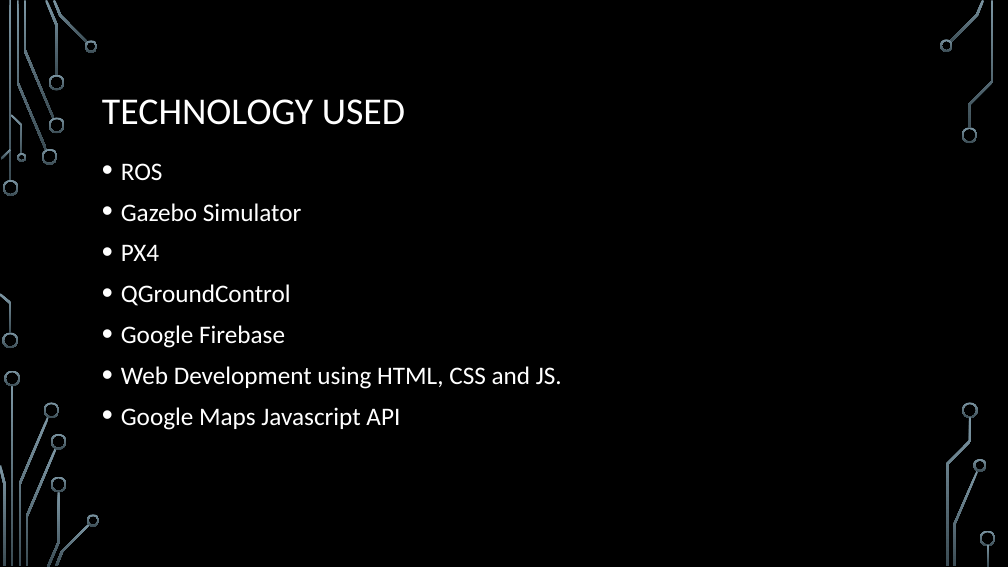
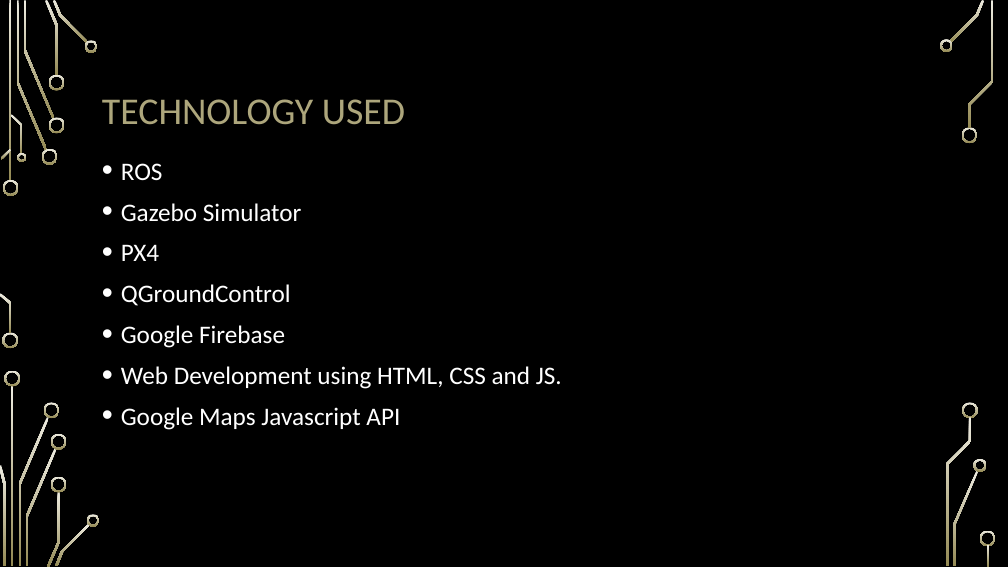
Before and after one commit to ShubhamGupta15/ITSP-Drone_Delivery, a slide deck: slide 6 of crusaderspres.pptx (slide 4 before the commit). Drawn at 1008x567 pixels with LibreOffice and Linux fonts; fonts in the diff are those of the drawing; background and template pictures are left out. Boxes give left, top, right and bottom in pixels: in the first picture for what was removed or moved away, otherwise in the second. Text is boxed around its words. In the diff, an @@ line names an element or a change of style, - is before the commit and + after.

```diff
--- a/crusaderspres.pptx
+++ b/crusaderspres.pptx
@@ fill gradient #7C96A3 to #3B4C54 to gradient #EEECE1 to #948A54 in 36 elements at bbox=[3, 180, 19, 196], bbox=[2, 333, 18, 349], bbox=[17, 1, 47, 150], bbox=[42, 149, 57, 165], bbox=[23, 1, 54, 119], bbox=[45, 0, 58, 76], bbox=[48, 117, 64, 133], bbox=[48, 75, 64, 91], bbox=[53, 0, 88, 44], bbox=[85, 40, 98, 52], bbox=[1, 149, 11, 160], bbox=[0, 293, 11, 333], bbox=[11, 114, 23, 154], bbox=[17, 153, 26, 162], bbox=[11, 386, 14, 566], bbox=[18, 417, 48, 566], bbox=[5, 371, 20, 386], bbox=[0, 465, 5, 566], bbox=[44, 402, 60, 418], bbox=[26, 448, 57, 566], bbox=[47, 492, 60, 567], bbox=[51, 434, 67, 450], bbox=[51, 476, 67, 492], bbox=[55, 523, 90, 566], bbox=[87, 514, 100, 526], bbox=[950, 0, 985, 42], bbox=[940, 39, 953, 52], bbox=[962, 127, 978, 143], bbox=[954, 471, 979, 566], bbox=[974, 459, 987, 472], bbox=[969, 1, 994, 129], bbox=[963, 402, 979, 418], bbox=[946, 417, 972, 566], bbox=[980, 531, 996, 547], bbox=[988, 545, 990, 566], bbox=[9, 1, 11, 181] @@
@@ title "TECHNOLOGY USED" at bbox=[102, 99, 405, 125]: text colour #FFFFFF to #ADA67C @@
```
Also in this commit, not shown: 4 other slides changed, 2 slides added.
